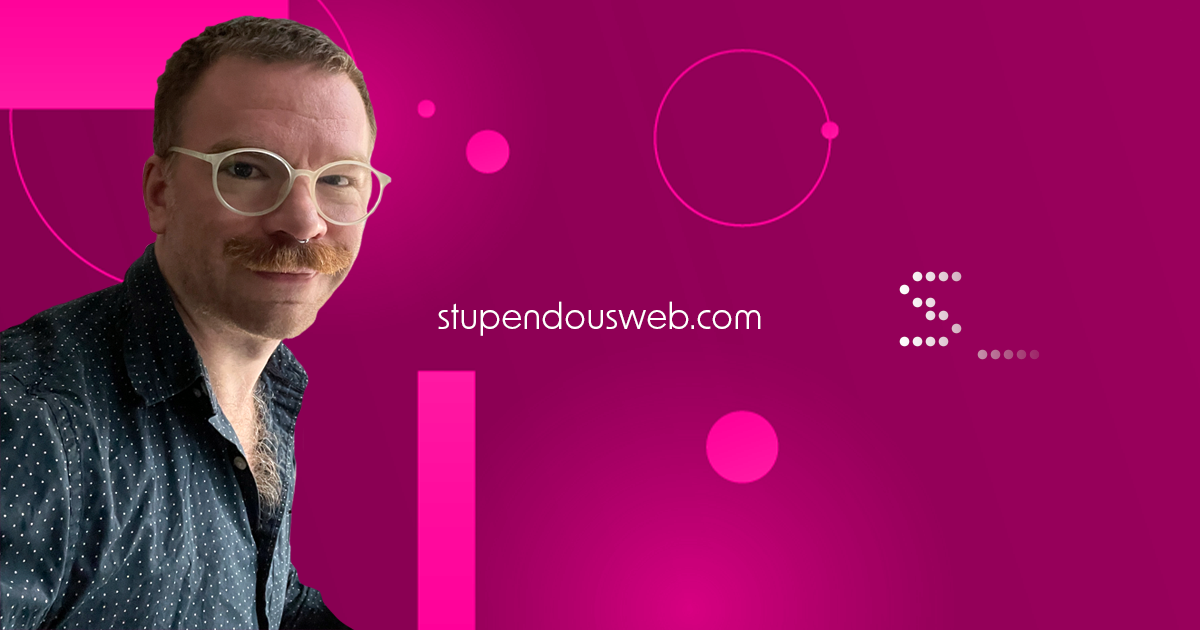
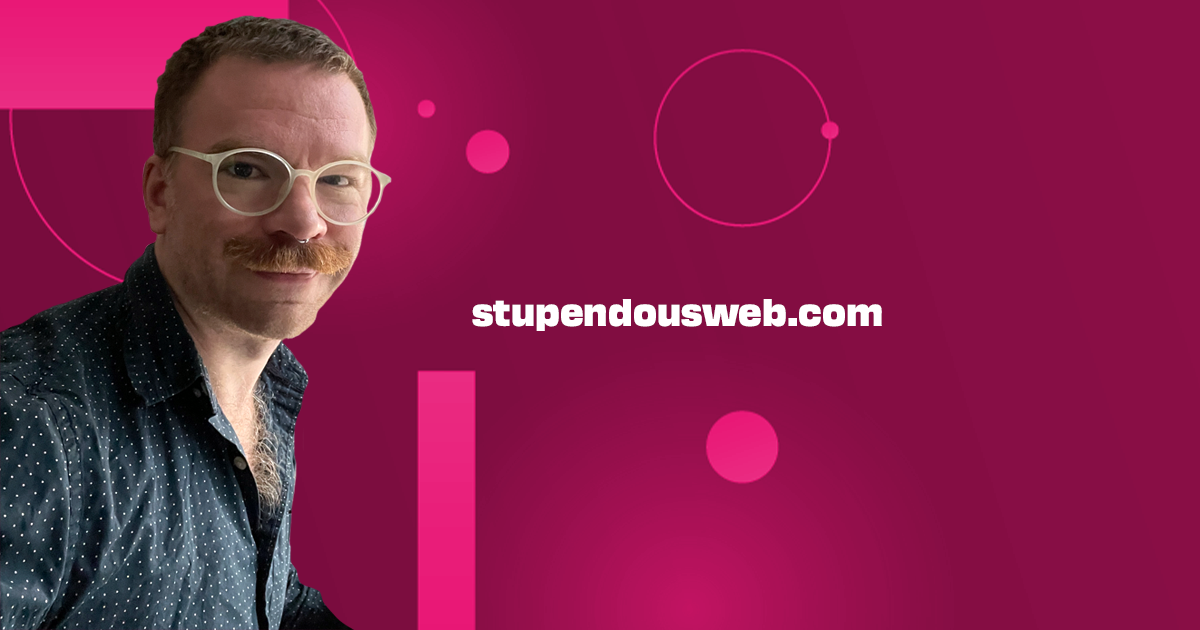
Two versions of the same layered image (w=1200, h=630). Layer-by-layer changes:
painted on "stupendousweb.com" over [438, 299, 882, 336]
removed layer "S_" over [899, 271, 1040, 360]
